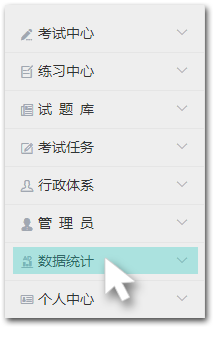
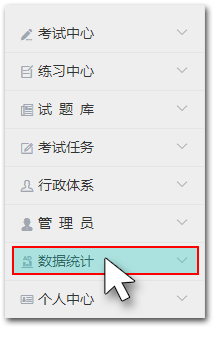
The second 215 x 348 image is a revision of the first. Changes to its layers:
added layer "图层 6" above "图层 1" over <box>12,246,199,275</box>
